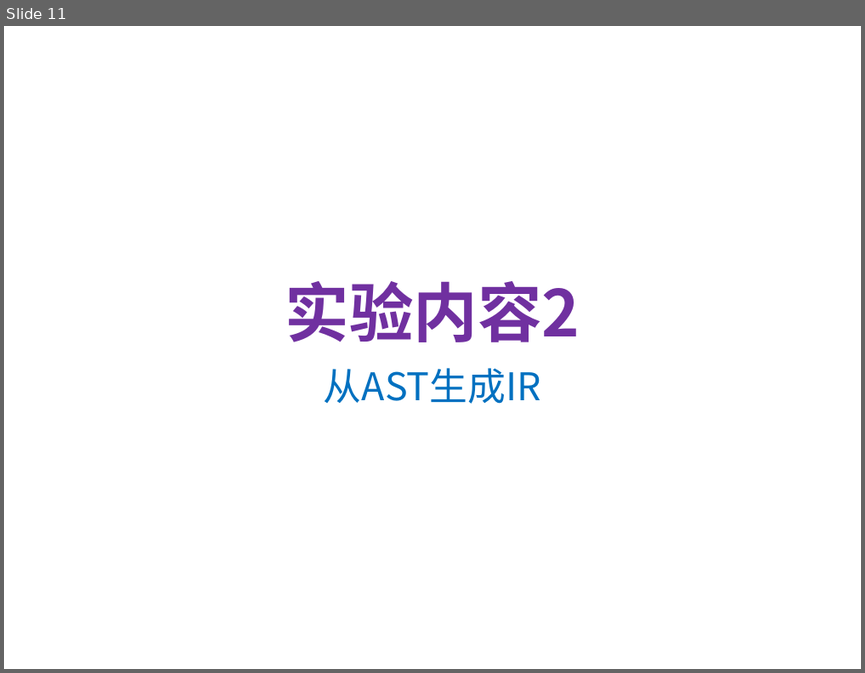
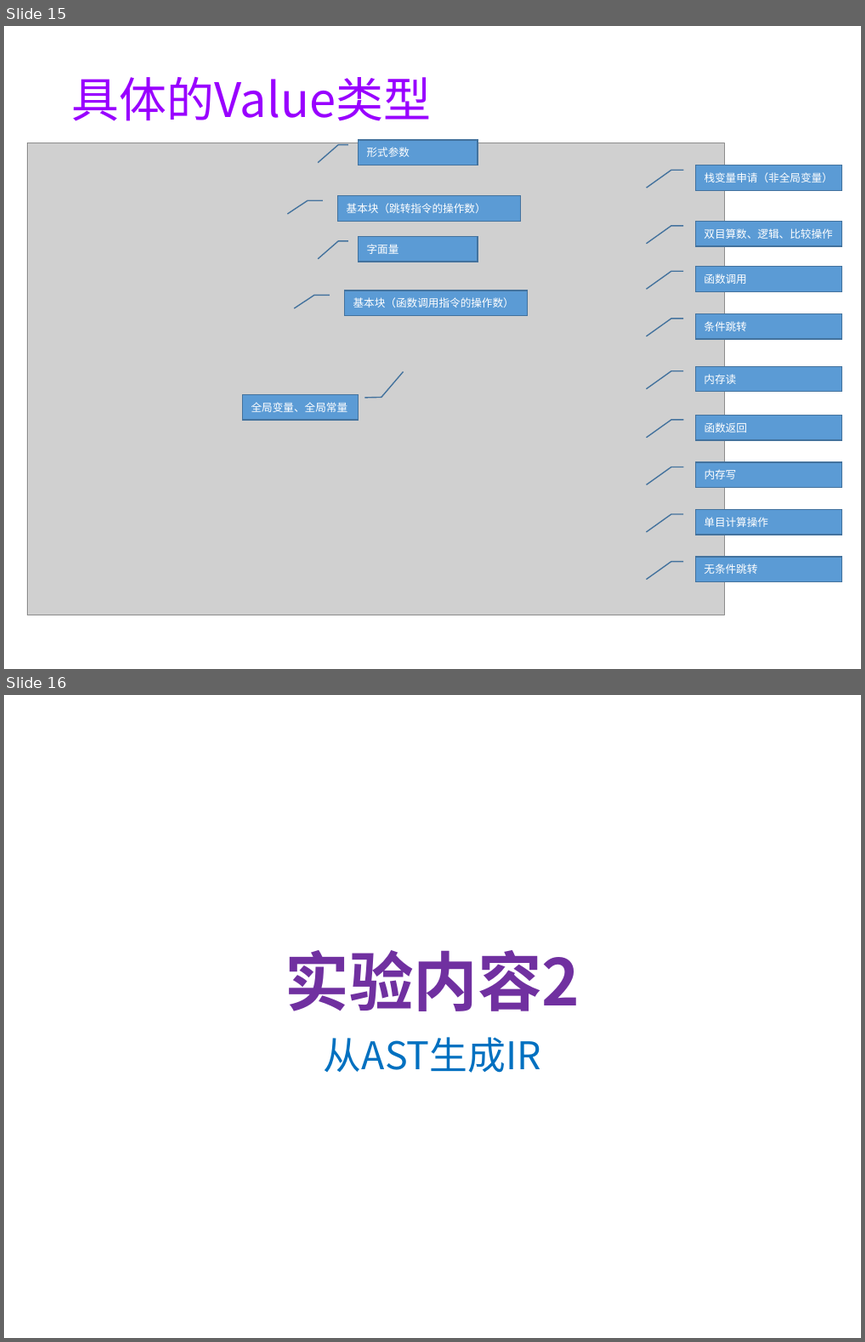
Before and after one commit to WangQingzhe/Sysy-compiler, a slide deck: doc/exp02-ir.pptx. Shown one above the other, each under a label of ours: slide 11 before the commit, slides 15 and 16 after it. The pictures are 865x673 and 865x1342 pixels, drawn with LibreOffice and Linux fonts; fonts in the diff are those of the drawing; grey boxes stand for pictures; background and template pictures are left out. Boxes give left, top, right and bottom in pixels: in the first picture for what was removed or moved away, otherwise in the second. Text is boxed around its words. In the diff, an @@ line names an element or a change of style, - is before the commit and + after.

```diff
--- a/doc/exp02-ir.pptx
+++ b/doc/exp02-ir.pptx
@@ slide 15 added at bbox=[4, 26, 861, 669], background #FFFFFF @@
@@ title added at bbox=[71, 77, 431, 121], 40 pt, text #9900FF @@
+具体的Value类型
@@ picture added at bbox=[28, 143, 726, 614] @@
@@ border callout added at bbox=[358, 140, 477, 165], fill #5B9BD5, outline #43739E 1 pt, 9 pt, text #FFFFFF @@
+形式参数
@@ border callout added at bbox=[695, 165, 842, 190], fill #5B9BD5, outline #43739E 1 pt, 9 pt, text #FFFFFF @@
+栈变量申请（非全局变量）
@@ border callout added at bbox=[338, 196, 521, 221], fill #5B9BD5, outline #43739E 1 pt, 9 pt, text #FFFFFF @@
+基本块（跳转指令的操作数）
@@ border callout added at bbox=[695, 221, 842, 245], fill #5B9BD5, outline #43739E 1 pt, 9 pt, text #FFFFFF @@
+双目算数、逻辑、比较操作
@@ border callout added at bbox=[358, 236, 477, 261], fill #5B9BD5, outline #43739E 1 pt, 9 pt, text #FFFFFF @@
+字面量
@@ border callout added at bbox=[695, 267, 842, 291], fill #5B9BD5, outline #43739E 1 pt, 9 pt, text #FFFFFF @@
+函数调用
@@ border callout added at bbox=[345, 290, 528, 315], fill #5B9BD5, outline #43739E 1 pt, 9 pt, text #FFFFFF @@
+基本块（函数调用指令的操作数）
@@ border callout added at bbox=[695, 314, 842, 339], fill #5B9BD5, outline #43739E 1 pt, 9 pt, text #FFFFFF @@
+条件跳转
@@ border callout added at bbox=[695, 366, 842, 391], fill #5B9BD5, outline #43739E 1 pt, 9 pt, text #FFFFFF @@
+内存读
@@ border callout added at bbox=[243, 394, 358, 420], fill #5B9BD5, outline #43739E 1 pt, 9 pt, text #FFFFFF @@
+全局变量、全局常量
@@ border callout added at bbox=[695, 415, 842, 440], fill #5B9BD5, outline #43739E 1 pt, 9 pt, text #FFFFFF @@
+函数返回
@@ border callout added at bbox=[695, 462, 842, 487], fill #5B9BD5, outline #43739E 1 pt, 9 pt, text #FFFFFF @@
+内存写
@@ border callout added at bbox=[695, 510, 842, 534], fill #5B9BD5, outline #43739E 1 pt, 9 pt, text #FFFFFF @@
+单目计算操作
@@ border callout added at bbox=[695, 556, 842, 581], fill #5B9BD5, outline #43739E 1 pt, 9 pt, text #FFFFFF @@
+无条件跳转
@@ what was slide 11 is now slide 16 @@
```
Also in this commit, not shown: 1 slide changed, 18 other slides added, 10 slides removed.
